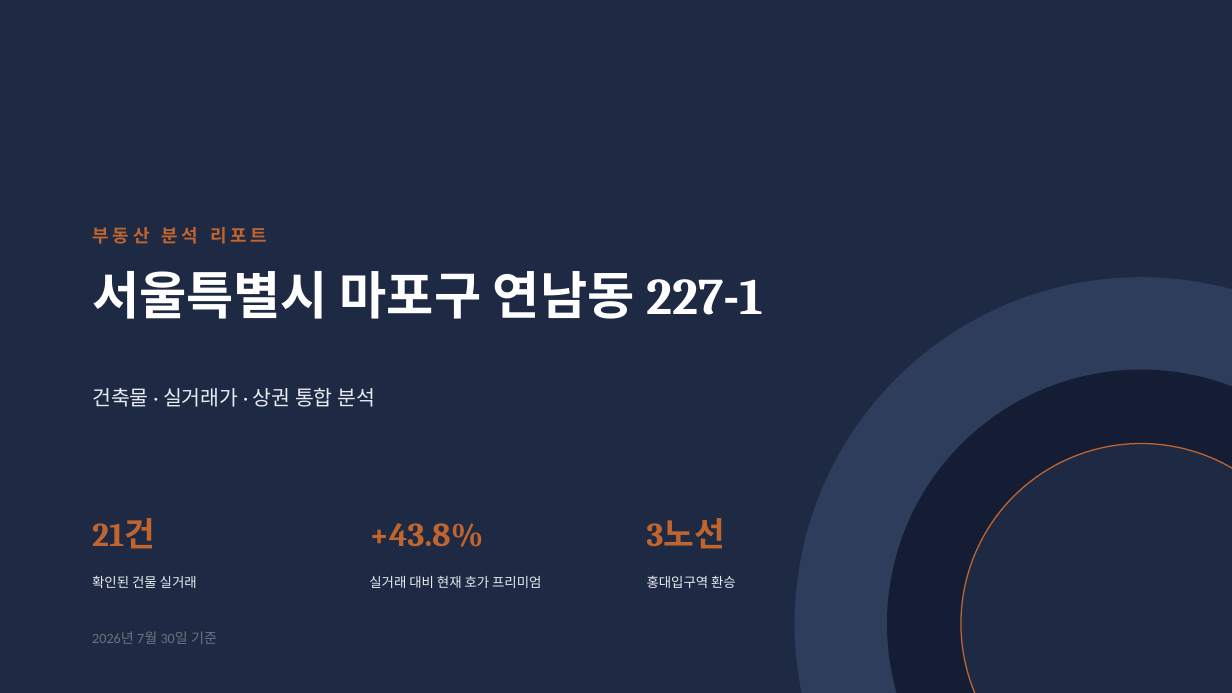
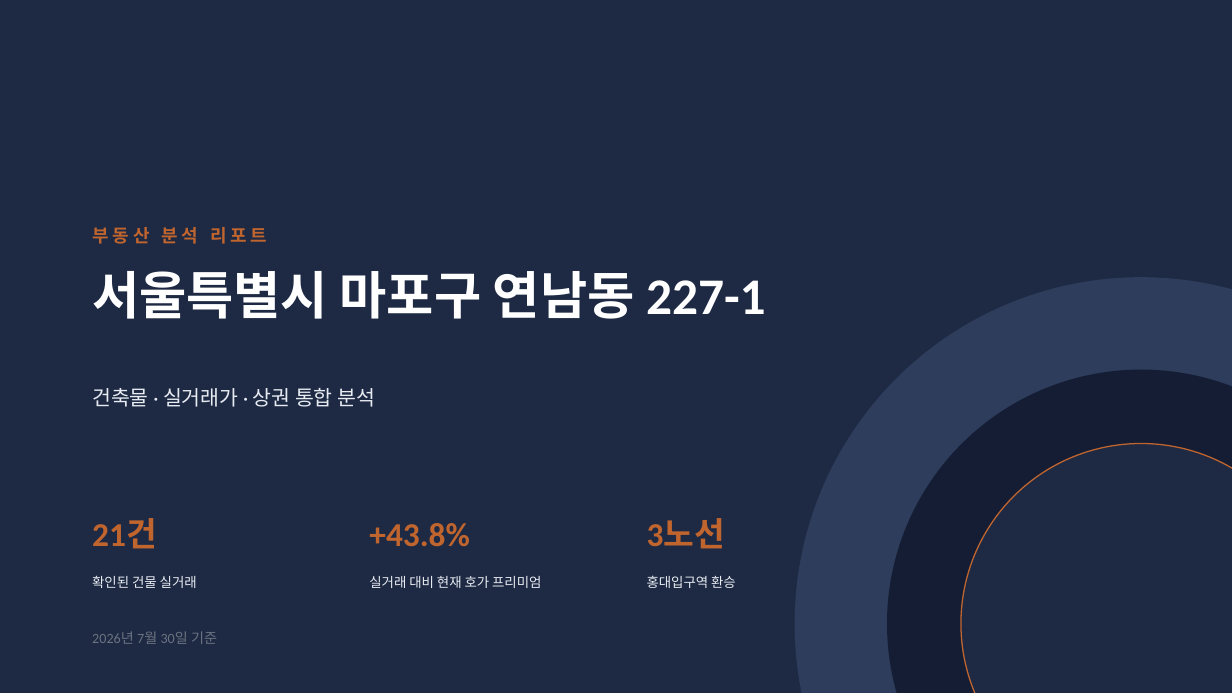
Before and after one commit to leegi1227/realestate-dashboard, a slide deck: slide 1 of report_template/report_template.pptx. Drawn at 1232x693 pixels with LibreOffice and Linux fonts; fonts in the diff are those of the drawing. Boxes give left, top, right and bottom in pixels: in the first picture for what was removed or moved away, otherwise in the second. Text is boxed around its words. In the diff, an @@ line names an element or a change of style, - is before the commit and + after.

```diff
--- a/report_template/report_template.pptx
+++ b/report_template/report_template.pptx
@@ font Cambria to Calibri in 4 elements at box(92, 271, 766, 319), box(92, 519, 157, 549), box(369, 523, 470, 546), box(647, 519, 725, 549) @@
```
Also in this commit, not shown: 16 other slides changed, 2 other files.
